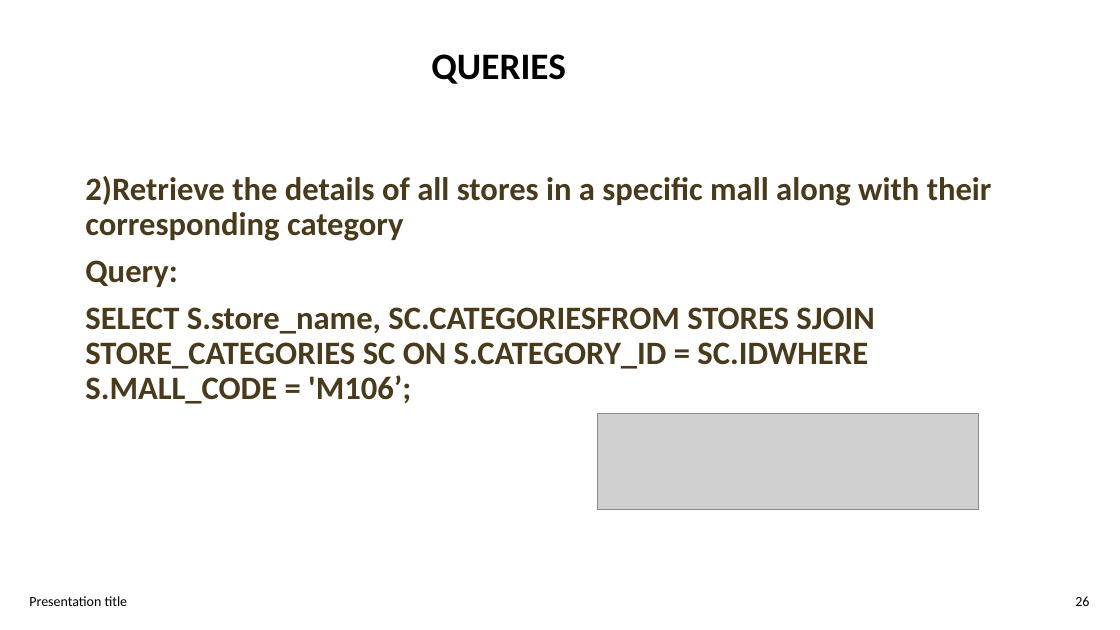
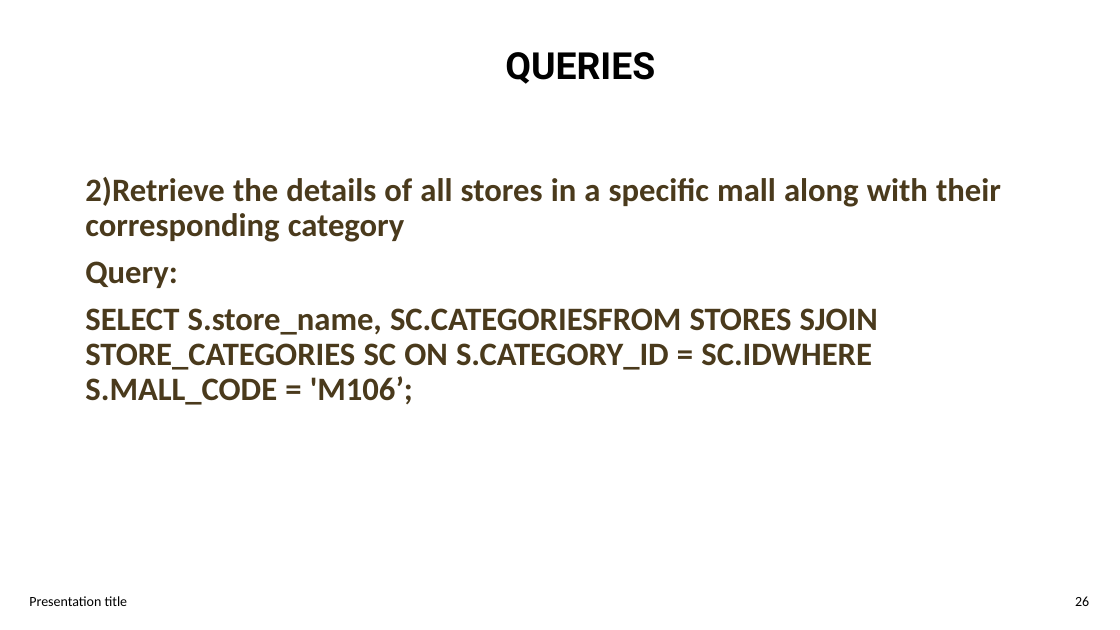
Before and after one commit to Bharadwaj721/Mall-Management-Database-System, a slide deck: slide 26 of DBMS PROJECT.pptx. Drawn at 1120x630 pixels with LibreOffice and Linux fonts; fonts in the diff are those of the drawing; grey boxes stand for pictures; background and template pictures are left out. Boxes give left, top, right and bottom in pixels: in the first picture for what was removed or moved away, otherwise in the second. Text is boxed around its words. In the diff, an @@ line names an element or a change of style, - is before the commit and + after.

```diff
--- a/DBMS PROJECT.pptx
+++ b/DBMS PROJECT.pptx
@@ text "QUERIES": place and size @@
-text "QUERIES" at (431,54,566,84)
+text "QUERIES" at (505,52,655,84)
@@ text "QUERIES" at (505,52,655,84): font Calibri to Roboto; line spacing 1 to 35.8pt @@
@@ text added at (85,177,1001,242), 28 pt, text #4A3A1C, bold @@
+2)Retrieve the details of all stores in a specific mall along with their
+corresponding category
@@ text at (85,308,878,405): text changed @@
-2)Retrieve the details of all stores in a specific mall along with their corresponding category
-Query:
-SELECT S.store_name, SC.CATEGORIESFROM STORES SJOIN STORE_CATEGORIES SC ON S.CATEGORY_ID = SC.IDWHERE S.MALL_CODE = 'M106’;
+SELECT S.store_name, SC.CATEGORIESFROM STORES SJOIN
+STORE_CATEGORIES SC ON S.CATEGORY_ID = SC.IDWHERE
+S.MALL_CODE = 'M106’;
@@ picture removed at (598,413,979,510) @@
@@ text "26" at (1075,596,1089,606): alignment right to left; line spacing 1 to 12pt; vertical alignment middle to top @@
```
Also in this commit, not shown: 29 other slides changed, 1 slide added, 1 slide removed.
